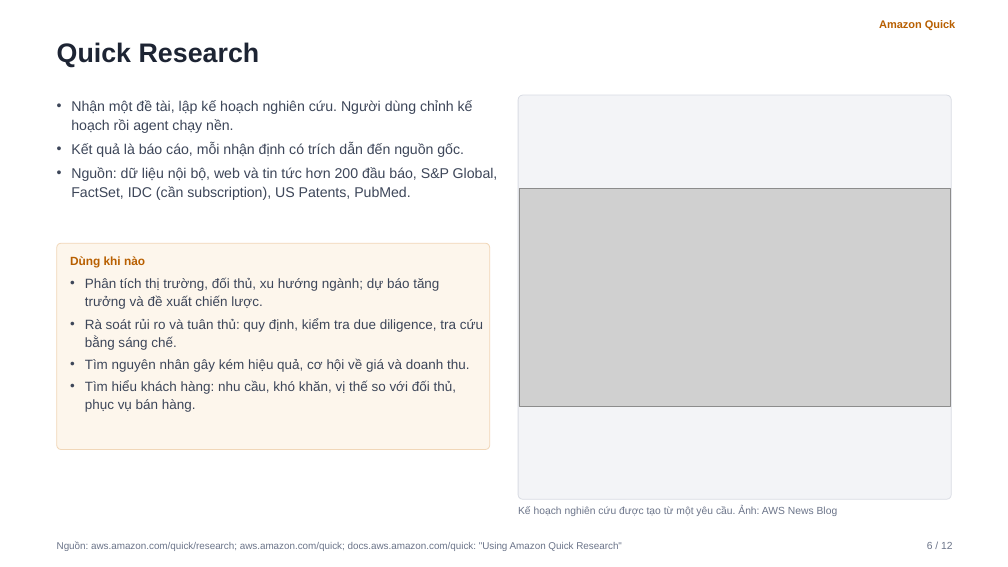
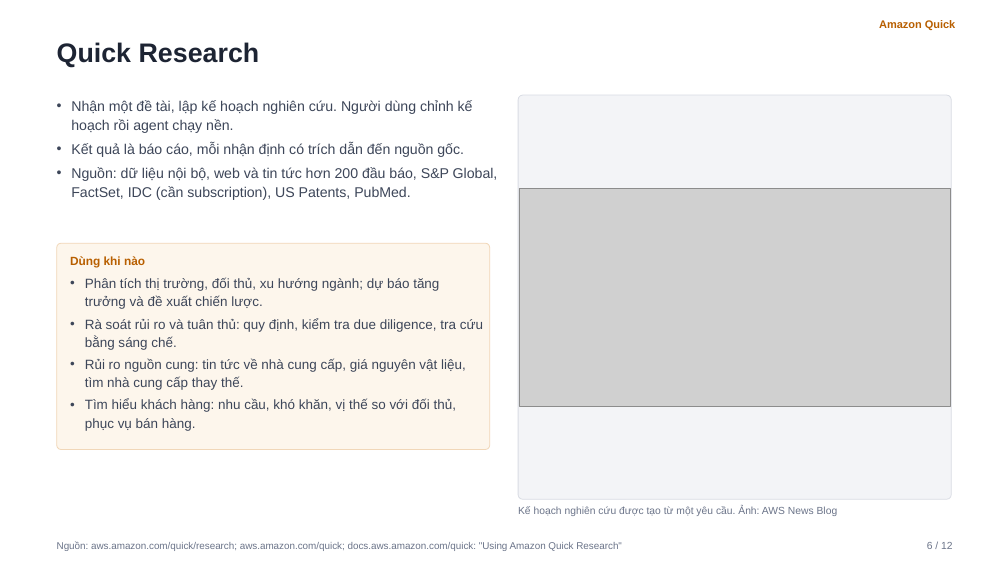
Before and after one commit to hiepnhoc/HiGa, a slide deck: slide 6 of public/slides/amazon-quick/amazon-quick.pptx. Drawn at 1008x567 pixels with LibreOffice and Linux fonts; fonts in the diff are those of the drawing; grey boxes stand for pictures. Boxes give left, top, right and bottom in pixels: in the first picture for what was removed or moved away, otherwise in the second. Text is boxed around its words. In the diff, an @@ line names an element or a change of style, - is before the commit and + after.

```diff
--- a/public/slides/amazon-quick/amazon-quick.pptx
+++ b/public/slides/amazon-quick/amazon-quick.pptx
@@ text at <box>85,358,466,390</box>: text changed @@
-• Tìm nguyên nhân gây kém hiệu quả, cơ hội về giá và doanh thu.
+• Rủi ro nguồn cung: tin tức về nhà cung cấp, giá nguyên vật liệu, tìm nhà cung cấp thay thế.
```
Also in this commit, not shown: 6 other slides changed, 3 other files.
